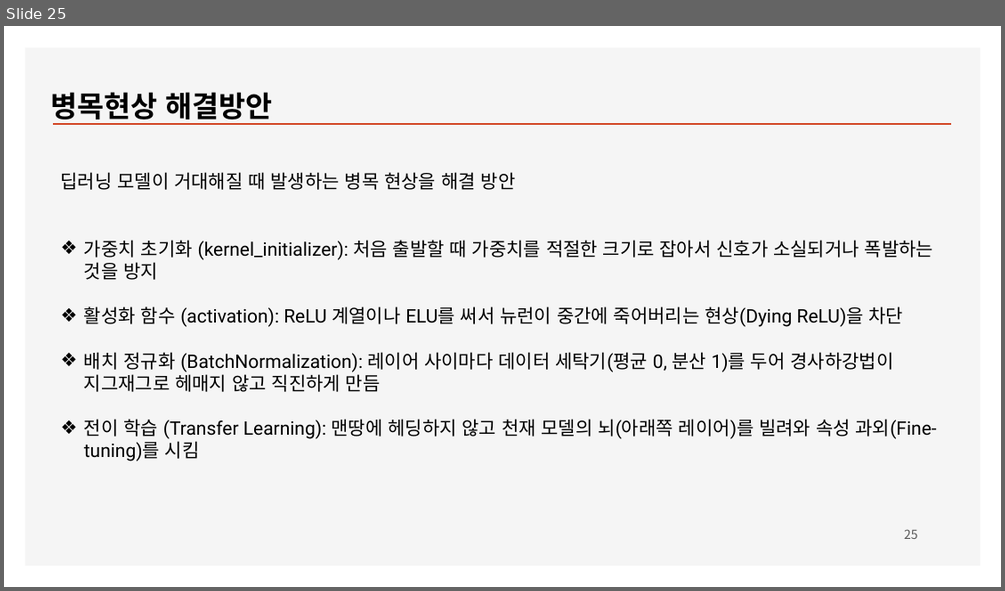
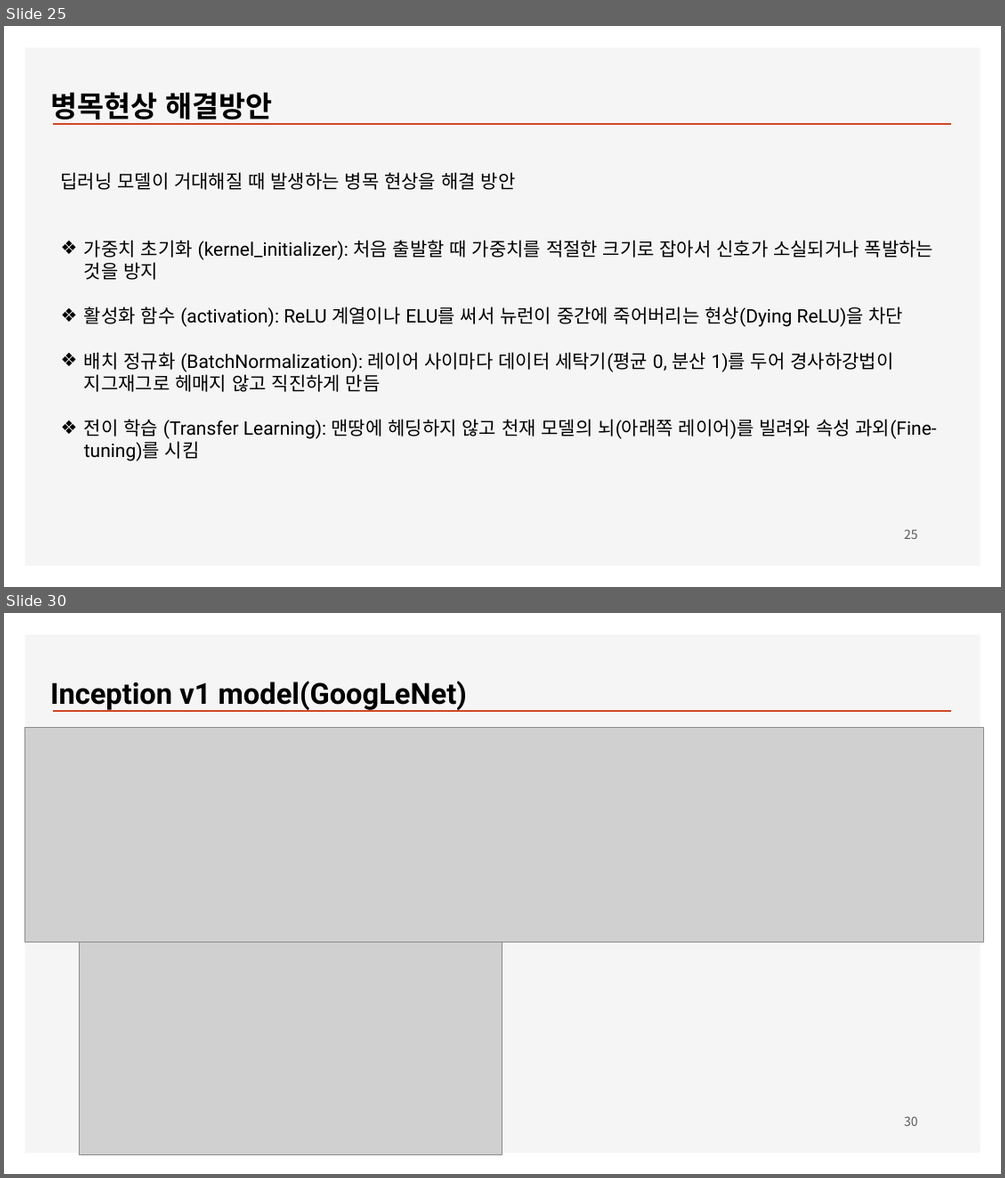
Before and after one commit to ancestor9/2026_Fall_Deep-Learning-with-Python, a slide deck: Chapter 09 ConvNet architecture patterns.pptx. Shown one above the other, each under a label of ours: slide 25 before the commit, slides 25 and 30 after it; the slides between them are not shown. The pictures are 1005x591 and 1005x1178 pixels, drawn with LibreOffice and Linux fonts; fonts in the diff are those of the drawing; grey boxes stand for pictures; background and template pictures are left out. Boxes give left, top, right and bottom in pixels: in the first picture for what was removed or moved away, otherwise in the second. Text is boxed around its words. In the diff, an @@ line names an element or a change of style, - is before the commit and + after.

```diff
--- a/Chapter 09 ConvNet architecture patterns.pptx
+++ b/Chapter 09 ConvNet architecture patterns.pptx
@@ slide 30 added at [4,613,1001,1174], background #FFFFFF; not listed: 2 template elements that a slide beside it also shows @@
@@ text added at [50,681,467,711], 28 pt, text #000000, bold @@
+Inception v1 model(GoogLeNet)
@@ picture added at [25,728,983,941] @@
@@ picture added at [80,929,502,1155] @@
@@ page number added at [904,1116,918,1126], 12 pt, text #595959 @@
+30
```
Also in this commit, not shown: 4 other slides added.
